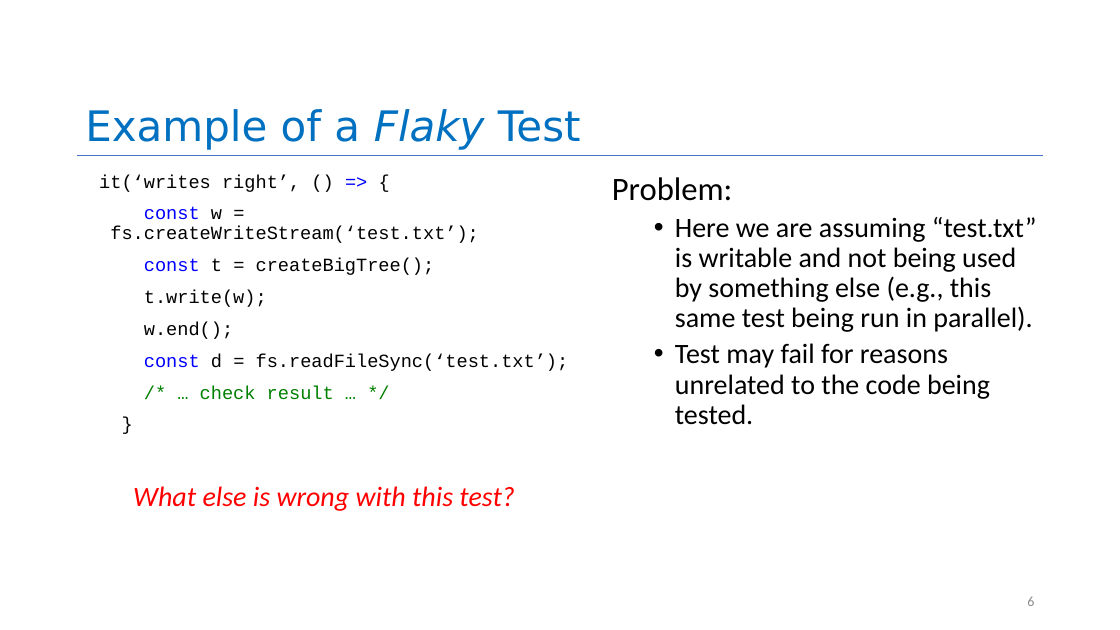
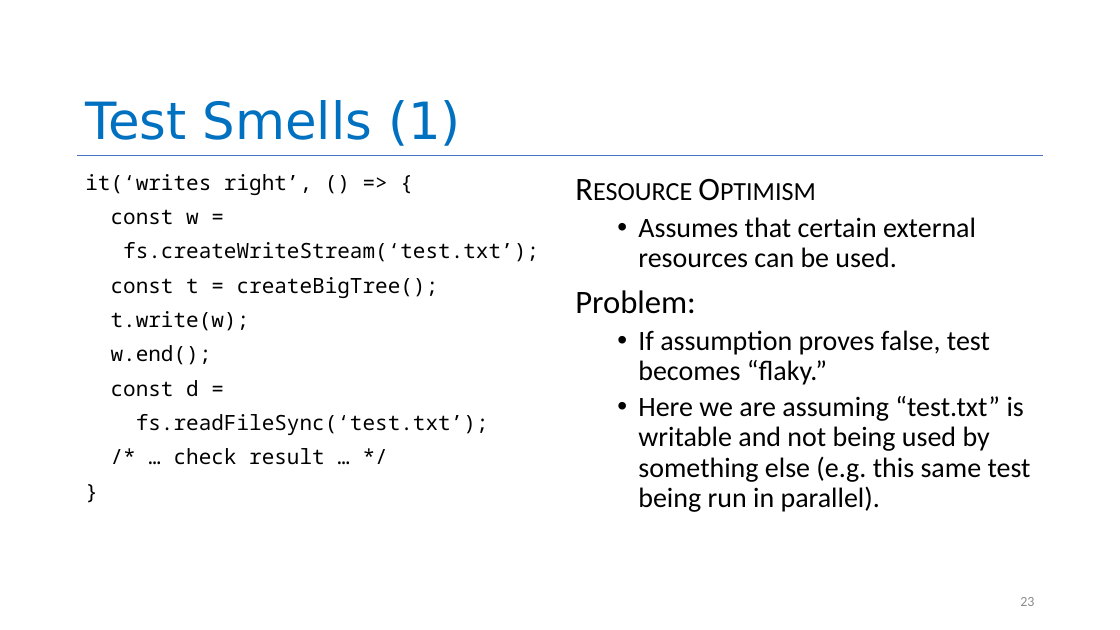
Before and after one commit to neu-se/CS4530-Spring-2022, a slide deck: slide 23 of Slides/Lesson 5.2 Evaluating Tests.pptx (slide 6 before the commit). Drawn at 1120x630 pixels with LibreOffice and Linux fonts; fonts in the diff are those of the drawing. Boxes give left, top, right and bottom in pixels: in the first picture for what was removed or moved away, otherwise in the second. Text is boxed around its words. In the diff, an @@ line names an element or a change of style, - is before the commit and + after.

```diff
--- a/Slides/Lesson 5.2 Evaluating Tests.pptx
+++ b/Slides/Lesson 5.2 Evaluating Tests.pptx
@@ title at (x1=85, y1=100, x2=461, y2=146): text changed; size 36 to 44 pt @@
-Example of a Flaky Test
+Test Smells (1)
@@ text "it(‘writes right’, () => {" moved from (x1=99, y1=174, x2=569, y2=400) to (x1=85, y1=174, x2=539, y2=465) @@
@@ text at (x1=85, y1=174, x2=439, y2=465): size 16 to 18 pt, font Courier New to Noto Sans Mono in "it(‘writes right’, () => {", "const t = createBigTree();", "t.write(w);", "w.end();" and 2 more places; text colour #0000FF to #000000 in "=>", "const"; text colour #008000 to #000000 in "/* … check result … */" @@
@@ text "Resource Optimism" moved from (x1=612, y1=177, x2=1037, y2=425) to (x1=575, y1=217, x2=1031, y2=512) @@
@@ text at (x1=111, y1=209, x2=539, y2=262): text changed; size 16 to 18 pt; font Courier New to Noto Sans Mono @@
-const w = fs.createWriteStream(‘test.txt’);
+const w =
+fs.createWriteStream(‘test.txt’);
@@ text at (x1=638, y1=217, x2=976, y2=268): paragraphs added @@
+Resource Optimism
+  • Assumes that certain external resources can be used.
@@ text at (x1=638, y1=330, x2=1031, y2=512): text changed @@
-  • Here we are assuming “test.txt” is writable and not being used by something else (e.g., this same test being run in parallel).
-  • Test may fail for reasons unrelated to the code being tested.
+  • If assumption proves false, test becomes “flaky.”
+  • Here we are assuming “test.txt” is writable and not being used by something else (e.g. this same test being run in parallel).
@@ text at (x1=111, y1=380, x2=489, y2=435): text changed; size 16 to 18 pt; font Courier New to Noto Sans Mono @@
-const d = fs.readFileSync(‘test.txt’);
+const d =
+fs.readFileSync(‘test.txt’);
@@ text removed at (x1=133, y1=486, x2=514, y2=511) @@
-What else is wrong with this test?
@@ page number at (x1=1020, y1=597, x2=1034, y2=606): text changed @@
-6
+23
```
Also in this commit, not shown: 16 other slides changed, 7 slides added, 14 slides removed, 1 other file.
